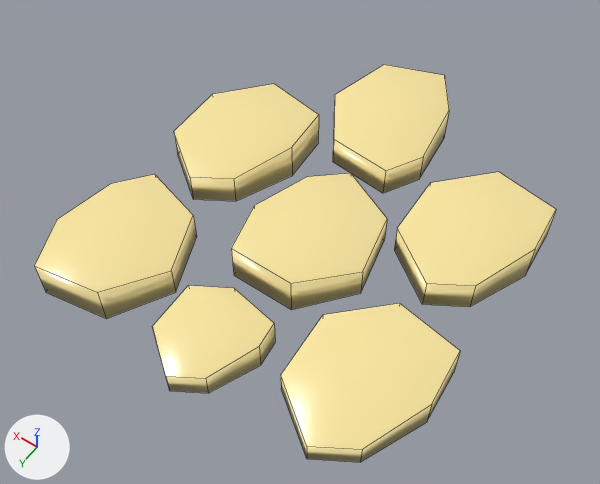
An edit to the OBJ model public/models/Farm.obj, drawn before and after from the same camera.
Rendered twice from a 50 mm lens placed at (-1.85, 2.64, 4.14), pointed at (-0.04, 0.11, 0.16). The axes (+X, +Y, +Z) are drawn at lower left. The lights are the same throughout. Mesh edges are drawn as thin lines. Where no turn or scale is listed for an object, it has been applied to the vertices.

Objects in the first picture: 'Cylinder', 'Cylinder_Copy', 'Cylinder_Copy.001', 'Cylinder_Copy_Copy', 'Cylinder_Copy_Copy_Copy', 'Cylinder_Copy_Copy_Copy_Copy', 'Cylinder_Copy_Copy_Copy_Copy.001'.
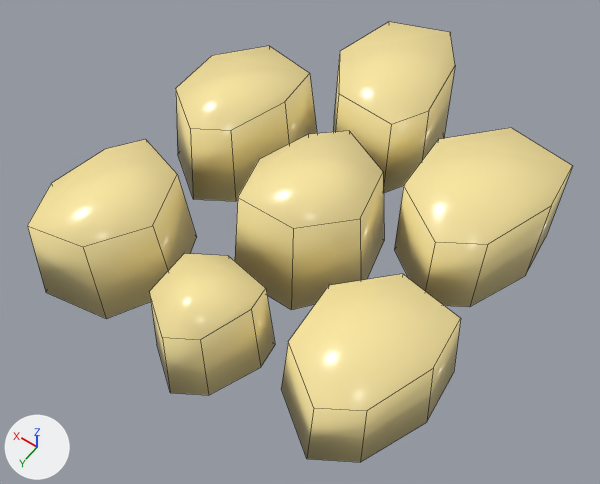
Edits to the bpy script that builds the scene:
```text
Change me_cylinder:
    remove me_cylinder.from_pydata(...)  # 14 vertices, 9 faces; spans x -0.303..0.496, y -1.613..-0.646, z -0.007..0.266
    add me_cylinder.from_pydata(...)  # 14 vertices, 9 faces; spans x -0.303..0.496, y -1.613..-0.646, z -0.007..0.65
    me_cylinder part 1
    7 vertices are removed from x -0.303..0.496, y -1.613..-0.646, z 0.211..0.266
    8 faces are deleted
    7 vertices are added at x -0.286..0.474, y -1.588..-0.668, z 0.598..0.65
    8 new faces join them
Change me_cylinder_copy:
    remove me_cylinder_copy.from_pydata(...)  # 14 vertices, 9 faces; spans x -0.487..0.306, y -0.5..0.45, z -0.007..0.266
    add me_cylinder_copy.from_pydata(...)  # 14 vertices, 9 faces; spans x -0.487..0.306, y -0.5..0.45, z -0.007..0.689
    me_cylinder_copy part 2
    7 vertices are removed from x -0.487..0.306, y -0.5..0.45, z 0.211..0.266
    8 faces are deleted
    7 vertices are added at x -0.431..0.259, y -0.435..0.392, z 0.642..0.689
    8 new faces join them
Change me_cylinder_copy_001:
    remove me_cylinder_copy_001.from_pydata(...)  # 14 vertices, 9 faces; spans x 0.426..1.207, y 0.236..1.21, z -0.007..0.266
    add me_cylinder_copy_001.from_pydata(...)  # 14 vertices, 9 faces; spans x 0.426..1.207, y 0.236..1.21, z -0.007..0.62
    me_cylinder_copy_001 part 3
    7 vertices are removed from x 0.426..1.207, y 0.236..1.21, z 0.211..0.266
    8 faces are deleted
    7 vertices are added at x 0.506..1.148, y 0.271..1.175, z 0.57..0.62
    8 new faces join them
Change me_cylinder_copy_copy:
    remove me_cylinder_copy_copy.from_pydata(...)  # 14 vertices, 9 faces; spans x 0.411..1.192, y -0.851..0.122, z -0.007..0.266
    add me_cylinder_copy_copy.from_pydata(...)  # 14 vertices, 9 faces; spans x 0.411..1.192, y -0.851..0.122, z -0.007..0.637
    me_cylinder_copy_copy part 4
    7 vertices are removed from x 0.411..1.192, y -0.851..0.122, z 0.211..0.266
    8 faces are deleted
    7 vertices are added at x 0.458..1.141, y -0.792..0.059, z 0.59..0.637
    8 new faces join them
Change me_cylinder_copy_copy_copy:
    remove me_cylinder_copy_copy_copy.from_pydata(...)  # 14 vertices, 9 faces; spans x -1.237..-0.456, y -1.009..-0.035, z -0.007..0.266
    add me_cylinder_copy_copy_copy.from_pydata(...)  # 14 vertices, 9 faces; spans x -1.237..-0.456, y -1.009..-0.035, z -0.007..0.653
    me_cylinder_copy_copy_copy part 5
    7 vertices are removed from x -1.237..-0.456, y -1.009..-0.035, z 0.211..0.266
    8 faces are deleted
    7 vertices are added at x -1.237..-0.456, y -1.009..-0.035, z 0.598..0.653
    8 new faces join them
Change me_cylinder_copy_copy_copy_copy:
    remove me_cylinder_copy_copy_copy_copy.from_pydata(...)  # 14 vertices, 9 faces; spans x -1.237..-0.456, y 0.187..1.161, z -0.007..0.234
    add me_cylinder_copy_copy_copy_copy.from_pydata(...)  # 14 vertices, 9 faces; spans x -1.237..-0.456, y 0.187..1.161, z -0.007..0.575
    me_cylinder_copy_copy_copy_copy part 6
    7 vertices are removed from x -1.237..-0.456, y 0.187..1.161, z 0.153..0.234
    8 faces are deleted
    7 vertices are added at x -1.2..-0.497, y 0.234..1.111, z 0.502..0.575
    8 new faces join them
Change me_cylinder_copy_copy_copy_copy_001:
    remove me_cylinder_copy_copy_copy_copy_001.from_pydata(...)  # 14 vertices, 9 faces; spans x -0.305..0.29, y 0.644..1.285, z 0.019..0.227
    add me_cylinder_copy_copy_copy_copy_001.from_pydata(...)  # 14 vertices, 9 faces; spans x -0.305..0.29, y 0.644..1.285, z -0.006..0.571
    me_cylinder_copy_copy_copy_copy_001 part 7: the whole mesh is rebuilt
```

What differs and where, as boxes (x1, y1, x2, y2) in the pictures (600 x 484 px):
'Cylinder_Copy_Copy_Copy_Copy', reshaped (18% taller)
    before: (281, 303, 460, 462)
    after: (281, 274, 461, 462)
'Cylinder_Copy_Copy_Copy', reshaped (10% wider, 32% taller)
    before: (394, 172, 556, 307)
    after: (394, 128, 573, 307)
'Cylinder_Copy.001', reshaped (24% taller)
    before: (35, 174, 197, 319)
    after: (27, 139, 197, 319)
'Cylinder_Copy', reshaped (30% taller)
    before: (231, 173, 387, 310)
    after: (235, 131, 384, 310)
'Cylinder_Copy_Copy', reshaped (32% taller)
    before: (174, 84, 319, 201)
    after: (176, 46, 317, 201)
'Cylinder', reshaped (33% taller)
    before: (333, 65, 449, 193)
    after: (334, 22, 455, 193)
'Cylinder_Copy_Copy_Copy_Copy.001', reshaped (31% taller)
    before: (152, 285, 275, 393)
    after: (149, 253, 275, 395)
